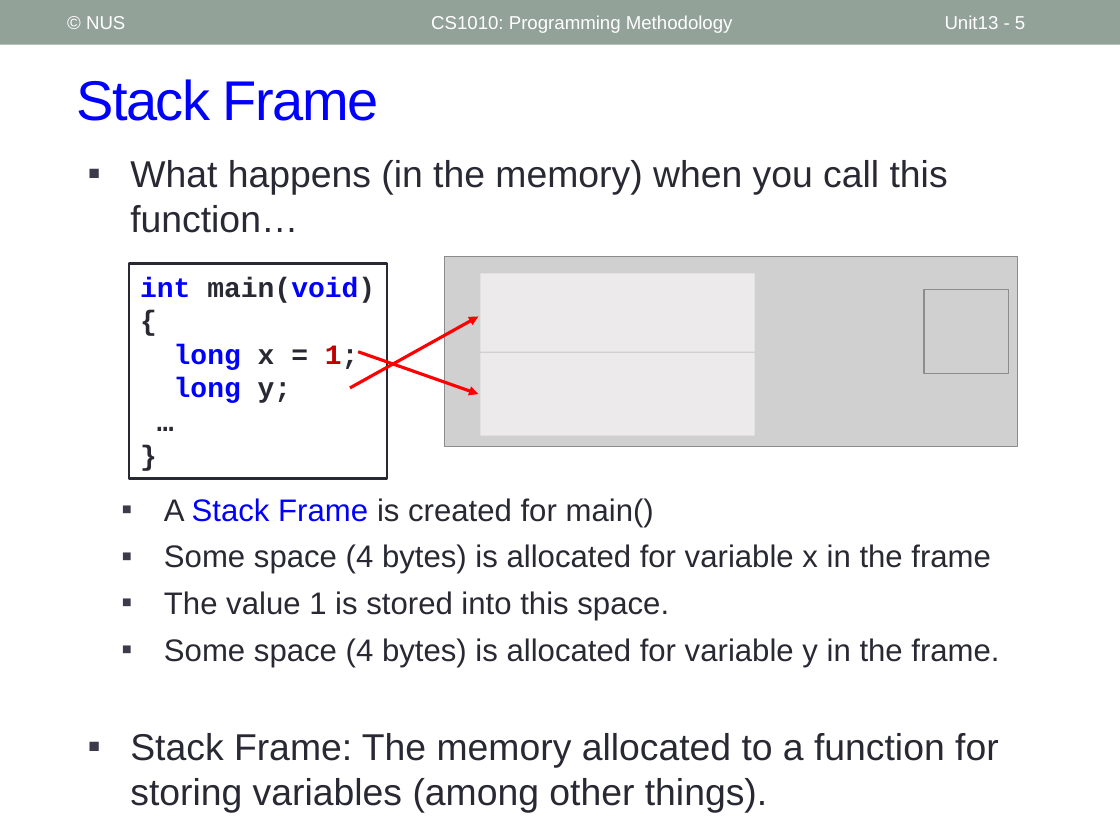
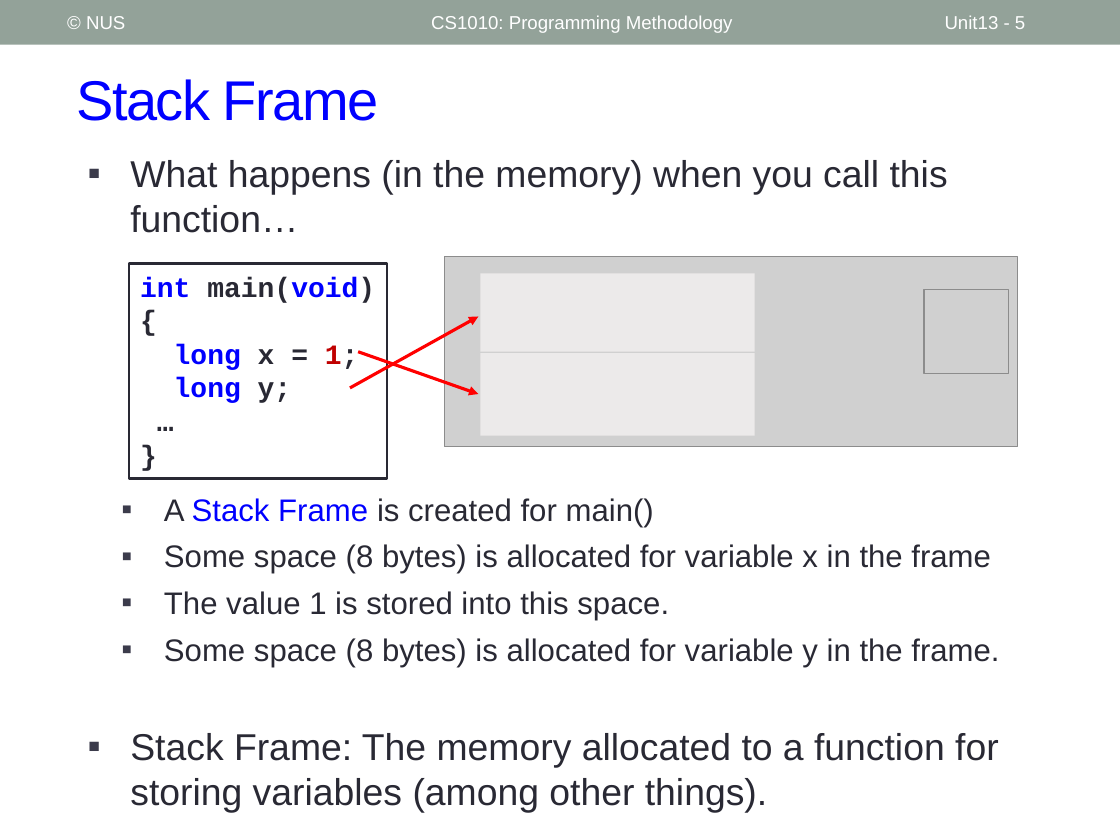
Before and after one commit to nus-cs1010-2526-s2/website, a slide deck: slide 5 of slides/Week6.pptx. Drawn at 1120x840 pixels with LibreOffice and Linux fonts; fonts in the diff are those of the drawing; grey boxes stand for pictures. Boxes give left, top, right and bottom in pixels: in the first picture for what was removed or moved away, otherwise in the second. Text is boxed around its words. In the diff, an @@ line names an element or a change of style, - is before the commit and + after.

```diff
--- a/slides/Week6.pptx
+++ b/slides/Week6.pptx
@@ text at (x1=164, y1=544, x2=991, y2=574): text changed @@
-  ▪ Some space (4 bytes) is allocated for variable x in the frame
+  ▪ Some space (8 bytes) is allocated for variable x in the frame
@@ text at (x1=164, y1=638, x2=999, y2=667): text changed @@
-  ▪ Some space (4 bytes) is allocated for variable y in the frame.
+  ▪ Some space (8 bytes) is allocated for variable y in the frame.
```
Also in this commit, not shown: 3 other slides changed, 8 other files.
